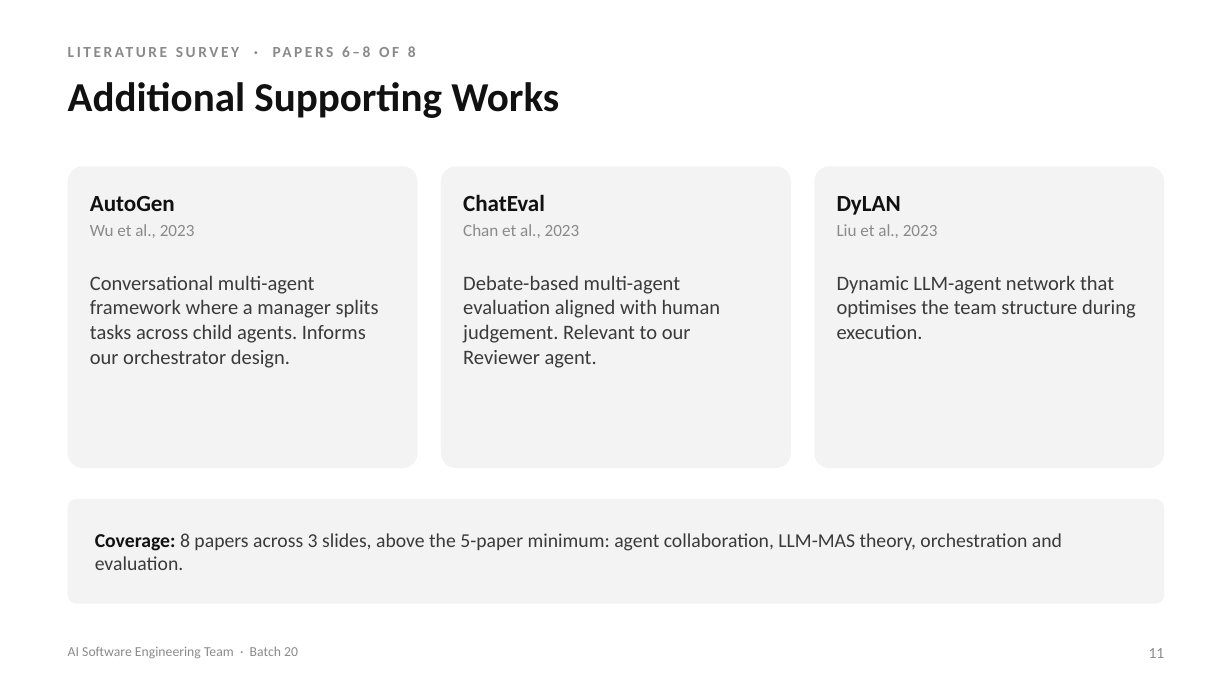
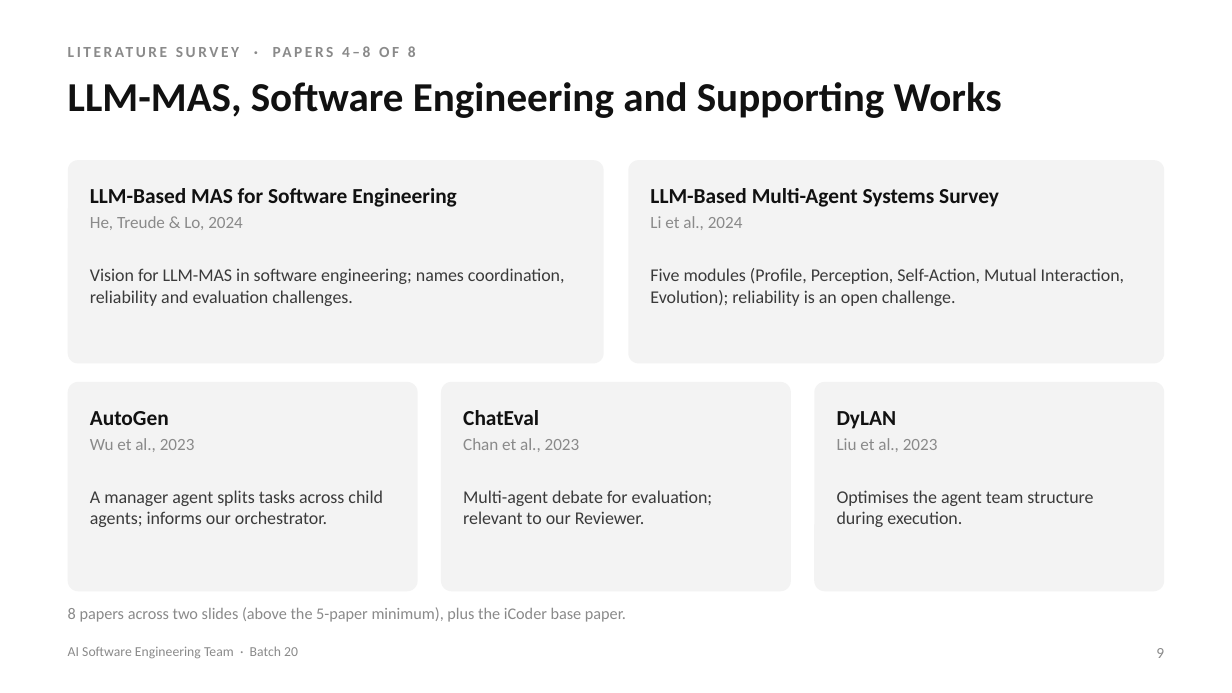
Before and after one commit to Varshith-092006/MAS, a slide deck: slide 9 of presentation/MAS_2nd_Review.pptx (slide 11 before the commit). Drawn at 1232x693 pixels with LibreOffice and Linux fonts; fonts in the diff are those of the drawing. Boxes give left, top, right and bottom in pixels: in the first picture for what was removed or moved away, otherwise in the second. Text is boxed around its words. In the diff, an @@ line names an element or a change of style, - is before the commit and + after.

```diff
--- a/presentation/MAS_2nd_Review.pptx
+++ b/presentation/MAS_2nd_Review.pptx
@@ text at box(342, 46, 416, 57): text changed @@
-LITERATURE SURVEY · PAPERS 6–8 OF 8
+LITERATURE SURVEY · PAPERS 4–8 OF 8
@@ text at box(68, 82, 1002, 118): text changed @@
-Additional Supporting Works
+LLM-MAS, Software Engineering and Supporting Works
@@ rounded rectangle: place and size @@
-rounded rectangle at box(68, 166, 418, 468)
+rounded rectangle at box(68, 160, 604, 363)
@@ rounded rectangle: place and size @@
-rounded rectangle at box(441, 166, 791, 468)
+rounded rectangle at box(628, 160, 1164, 363)
@@ text at box(90, 188, 457, 230): text changed; size 10 to 12.5 pt; text colour #8A8A8A to #111111; bold on @@
-AutoGen
-Wu et al., 2023
+LLM-Based MAS for Software Engineering
+He, Treude & Lo, 2024
@@ text added at box(650, 188, 999, 230), 12.5 pt, text #111111, bold @@
+LLM-Based Multi-Agent Systems Survey
+Li et al., 2024
@@ text added at box(90, 268, 565, 306), 10.5 pt, text #3A3A3A @@
+Vision for LLM-MAS in software engineering; names coordination, reliability and evaluation challenges.
@@ text added at box(650, 268, 1125, 306), 10.5 pt, text #3A3A3A @@
+Five modules (Profile, Perception, Self-Action, Mutual Interaction, Evolution); reliability is an open challenge.
@@ rounded rectangle: place and size @@
-rounded rectangle at box(814, 166, 1164, 468)
+rounded rectangle at box(68, 382, 418, 591)
@@ rounded rectangle: place and size @@
-rounded rectangle at box(68, 499, 1164, 604)
+rounded rectangle at box(441, 382, 791, 591)
@@ rounded rectangle at box(441, 382, 791, 591): proportions changed @@
@@ rounded rectangle added at box(814, 382, 1164, 591), fill #F3F3F3 @@
@@ text at box(90, 411, 195, 452): text changed @@
-DyLAN
-Liu et al., 2023
+AutoGen
+Wu et al., 2023
@@ text at box(463, 410, 539, 425): size 13.5 to 12.5 pt in "ChatEval" @@
@@ text "ChatEval": place and size @@
-text "ChatEval" at box(463, 194, 580, 238)
+text "ChatEval" at box(463, 410, 580, 452)
@@ text added at box(837, 411, 938, 452), 10 pt, text #8A8A8A @@
+DyLAN
+Liu et al., 2023
@@ text at box(90, 490, 383, 527): text changed; size 12 to 10.5 pt @@
-Conversational multi-agent framework where a manager splits tasks across child agents. Informs our orchestrator design.
+A manager agent splits tasks across child agents; informs our orchestrator.
@@ text at box(463, 490, 713, 524): text changed; size 12 to 10.5 pt @@
-Debate-based multi-agent evaluation aligned with human judgement. Relevant to our Reviewer agent.
+Multi-agent debate for evaluation; relevant to our Reviewer.
@@ text at box(837, 490, 1093, 527): text changed; size 12 to 10.5 pt @@
-Dynamic LLM-agent network that optimises the team structure during execution.
+Optimises the agent team structure during execution.
@@ text in rounded rectangle at box(95, 533, 1062, 570): text removed @@
-Coverage: 8 papers across 3 slides, above the 5-paper minimum: agent collaboration, LLM-MAS theory, orchestration and evaluation.
@@ text added at box(68, 607, 626, 622), 9.5 pt, text #8A8A8A @@
+8 papers across two slides (above the 5-paper minimum), plus the iCoder base paper.
@@ text at box(1156, 648, 1164, 658): text changed @@
-11
+9
```
Also in this commit, not shown: 15 other slides changed, 8 slides added, 8 slides removed, 7 other files.
